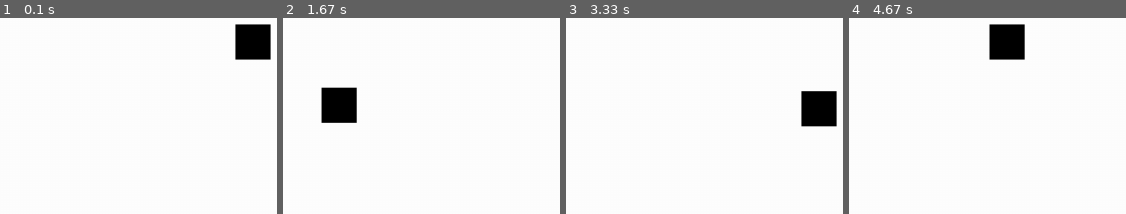
Above: before the commit, frames 1-4 (left to right).
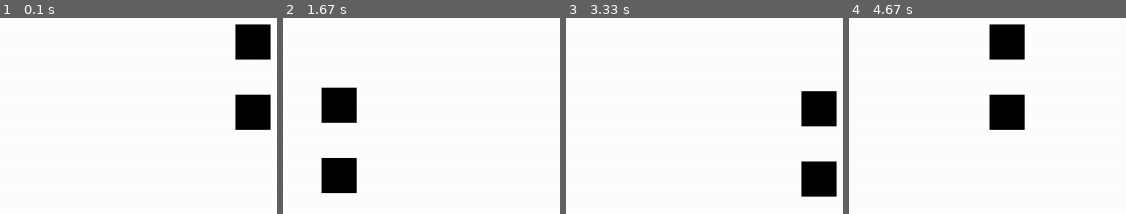
Above: after the commit, the same moments.

Repository: Jonesgamings/Pygame-Game-Engine
Game: pygame game, started from screen.py
Two runs of this game, one before a commit and one after it. Both use one fixed random seed, a clock stepped at 60 frames per second and the inputs below.
Inputs:
- Up to frame 1 (0.1 s): no input
- Up to frame 2 (1.67 s): hold Right 0.33-0.8 s; hold Up 0.83-1.13 s; hold Right 1.17-1.63 s
- Up to frame 3 (3.33 s): hold Left 1.67-2.2 s; hold Down 2.23-2.53 s; hold Left 2.57-2.97 s; hold Up from 3 s (still down)
- Up to frame 4 (4.67 s): release Up at 3.37 s; hold Right 3.4-4.03 s; hold Down 4.07-4.43 s; hold Left from 4.47 s (still down)

The runs differ from the first frame. In frame 1, 2.4% of the frame differs, in the area x 84-98%, y 38-58%; in frame 2, 2.4%; in frame 3, 2.4%; in frame 4, 2.4%.

Commit message:
Fixed Zoom Bug

Diff:
--- a/object.py
+++ b/object.py
@@ -14,7 +14,9 @@
         self.pos = (x, y)
 
     def draw(self, screen: pygame.Surface, zoom, camStart):
-        screenPosX = (self.pos[0] - camStart[0] / zoom) - self.rect.width / 2
-        screenPosY = (self.pos[1] - camStart[1] / zoom) - self.rect.height / 2
+        x = self.pos[0] / zoom
+        y = self.pos[1] / zoom
+        screenPosX = (x - camStart[0] / zoom) - self.rect.width / 2
+        screenPosY = (y - camStart[1] / zoom) - self.rect.height / 2
         toBlit = pygame.transform.rotozoom(self.sprite, 0, 1/zoom)
         screen.blit(toBlit, (screenPosX, screenPosY))
--- a/screen.py
+++ b/screen.py
@@ -144,8 +144,11 @@
 
 surf = pygame.Surface((50, 50))
 surf.fill((0, 0, 0))
+
 test = Object((0, 0), surf)
+test2 = Object((0, 100), surf)
 
-game = Game(100, 60)
+game = Game(10 ** 8, 60)
 game.addObject(test)
+game.addObject(test2)
 game.mainloop()
